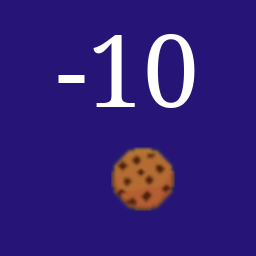
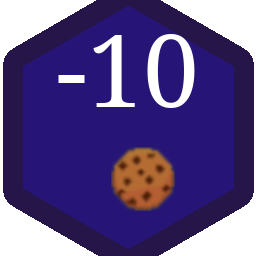
Before/after of a 256px x 256px layered artwork. What changed in the layer stack:
added layer "border" above "background" over [3, 0, 254, 256]
renamed "icon.png" to "background", painted on it over [0, 0, 256, 256]
